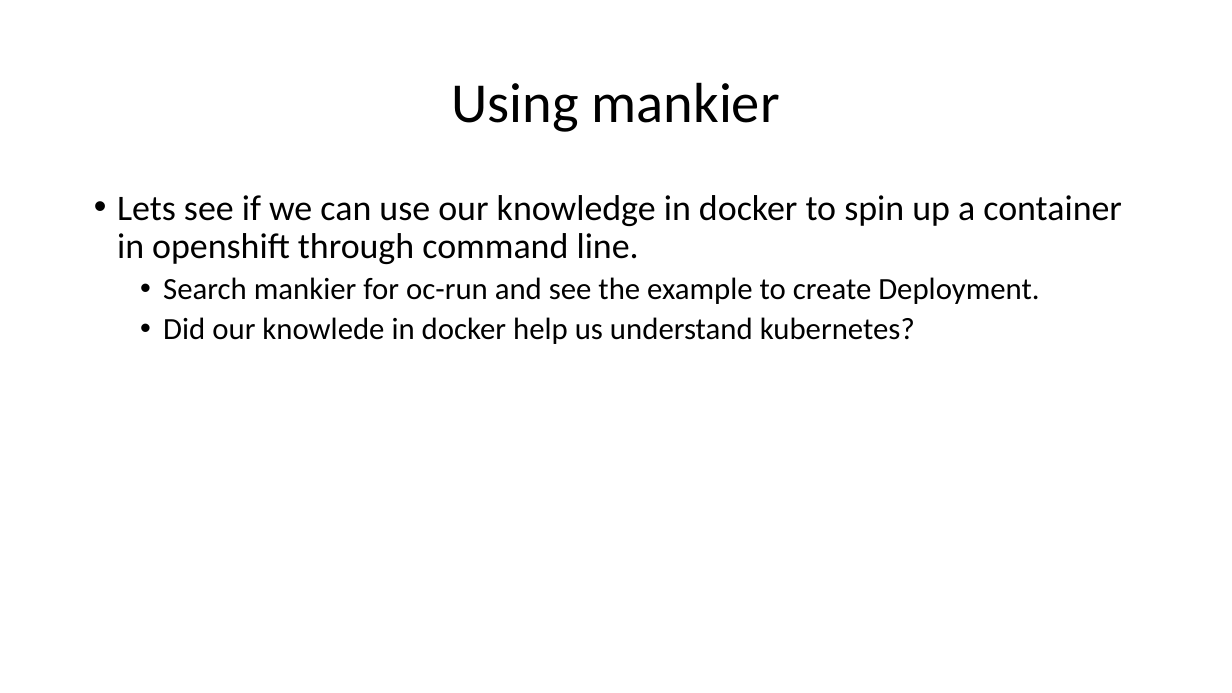
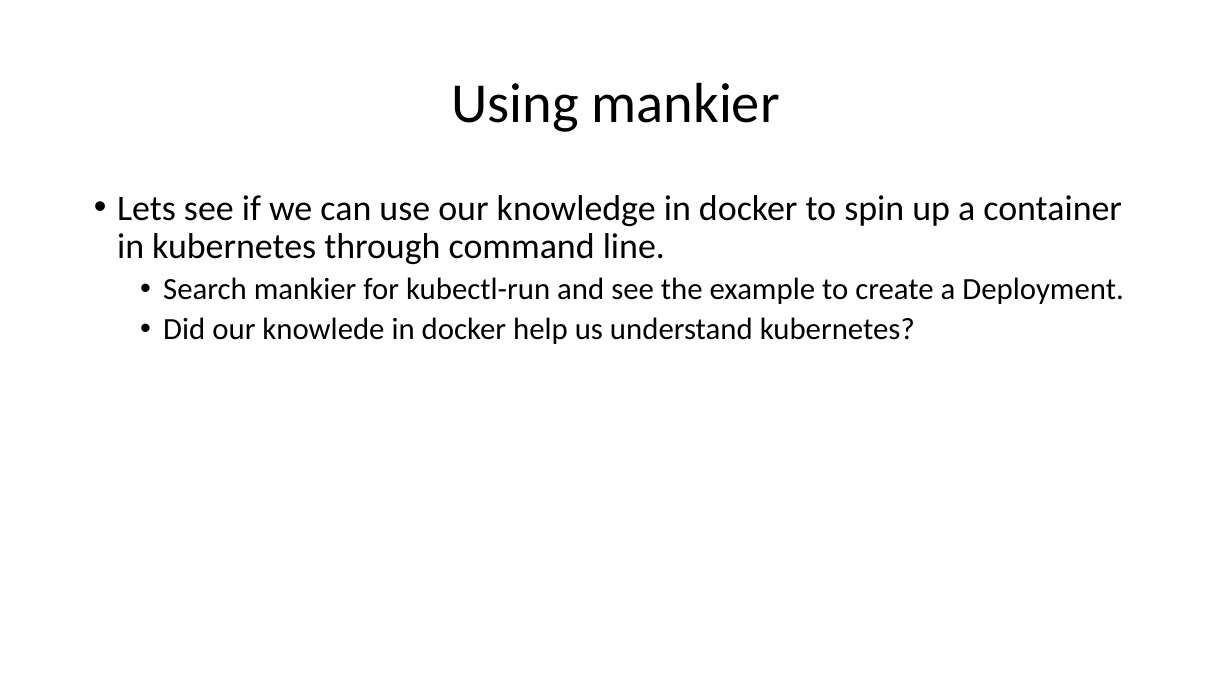
Before and after one commit to msvensso/consid-ckad, a slide deck: slide 24 of session-1/session-1.pptx. Drawn at 1232x693 pixels with LibreOffice and Linux fonts; fonts in the diff are those of the drawing. Boxes give left, top, right and bottom in pixels: in the first picture for what was removed or moved away, otherwise in the second. Text is boxed around its words. In the diff, an @@ line names an element or a change of style, - is before the commit and + after.

Commit message:
updated slides

```diff
--- a/session-1/session-1.pptx
+++ b/session-1/session-1.pptx
@@ text at bbox=[117, 195, 1123, 304]: text changed @@
-• Lets see if we can use our knowledge in docker to spin up a container in openshift through command line.
-  • Search mankier for oc-run and see the example to create Deployment.
+• Lets see if we can use our knowledge in docker to spin up a container in kubernetes through command line.
+  • Search mankier for kubectl-run and see the example to create a Deployment.
```
Also in this commit, not shown: 4 other slides changed, 2 slides removed, 1 other file.
